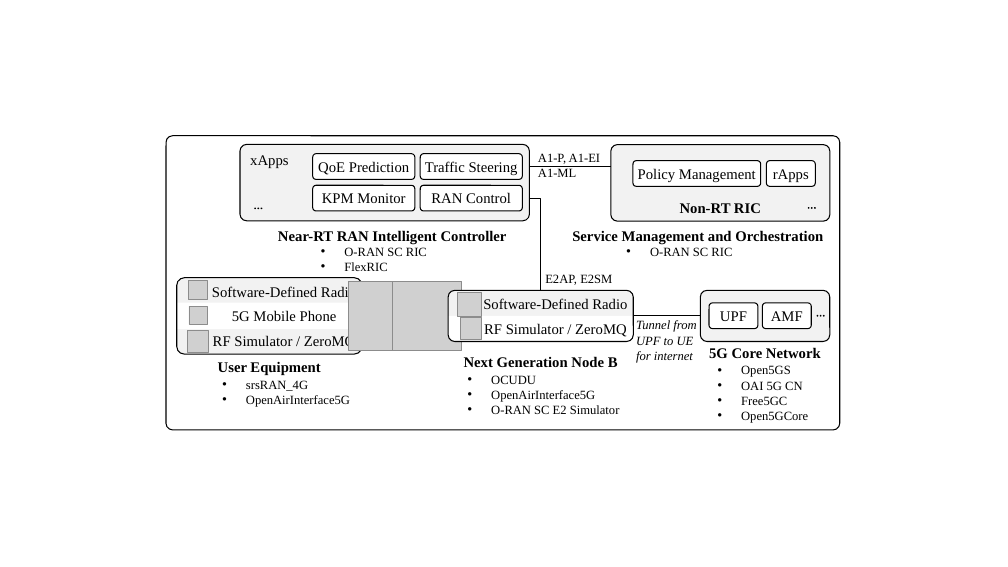
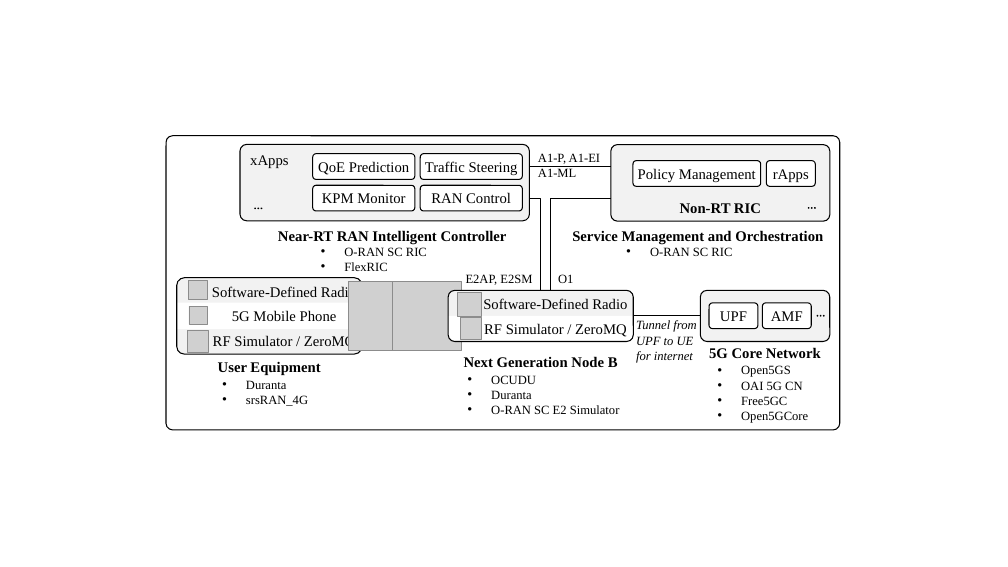
Before and after one commit to usnistgov/O-RAN-Testbed-Automation, a slide deck: slide 1 of RAN_Intelligent_Controllers/research/Diagrams.pptx. Drawn at 1008x567 pixels with LibreOffice and Linux fonts; fonts in the diff are those of the drawing; grey boxes stand for pictures. Boxes give left, top, right and bottom in pixels: in the first picture for what was removed or moved away, otherwise in the second. Text is boxed around its words. In the diff, an @@ line names an element or a change of style, - is before the commit and + after.

Commit message:
Update diagrams to Duranta

```diff
--- a/RAN_Intelligent_Controllers/research/Diagrams.pptx
+++ b/RAN_Intelligent_Controllers/research/Diagrams.pptx
@@ elbow line added from (551, 290) to (611, 199), #000000 1 pt @@
@@ text "E2AP, E2SM": place and size @@
-text "E2AP, E2SM" at (545,274,612,285)
+text "E2AP, E2SM" at (466,274,532,285)
@@ text "E2AP, E2SM" at (466,274,532,285): alignment left to right @@
@@ text added at (558,274,573,283), 12 pt, text #000000 @@
+O1
@@ text at (246,380,286,389): paragraph added @@
+• Duranta
@@ text at (246,395,350,407): paragraph removed @@
-• OpenAirInterface5G
@@ text at (491,390,531,399): text changed @@
-• OpenAirInterface5G
+• Duranta
```
Also in this commit, not shown: 3 other slides changed, 4 other files.
